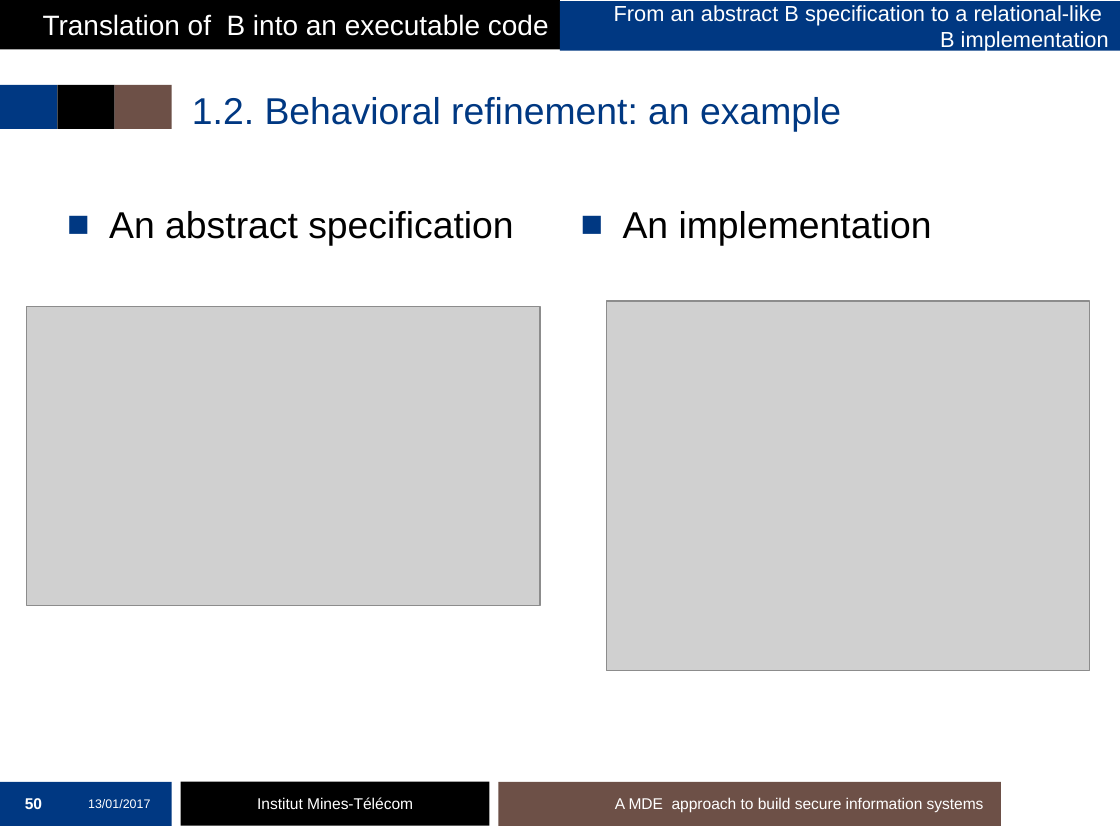
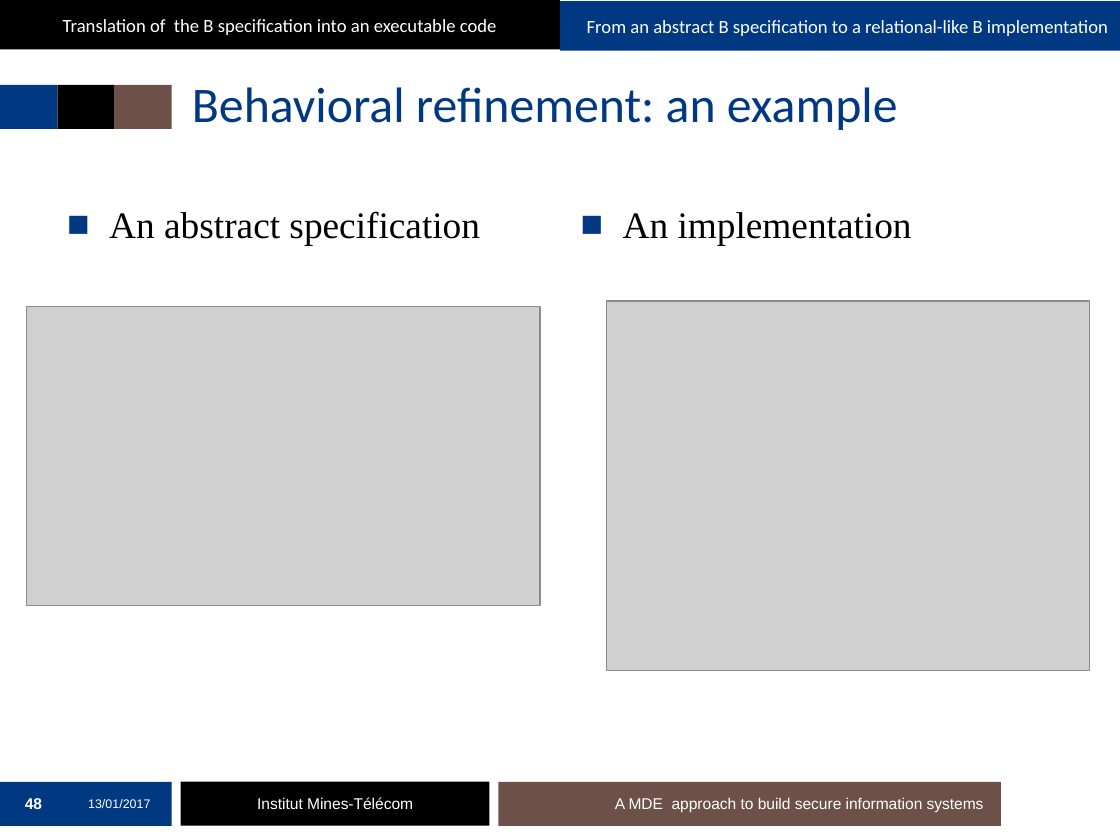
Before and after one commit to mai-ng/phdDefense, a slide deck: slide 48 of slides/presentation-defense.pptx (slide 50 before the commit). Drawn at 1120x840 pixels with LibreOffice and Linux fonts; fonts in the diff are those of the drawing; grey boxes stand for pictures; background and template pictures are left out. Boxes give left, top, right and bottom in pixels: in the first picture for what was removed or moved away, otherwise in the second. Text is boxed around its words. In the diff, an @@ line names an element or a change of style, - is before the commit and + after.

```diff
--- a/slides/presentation-defense.pptx
+++ b/slides/presentation-defense.pptx
@@ text in rectangle at (63, 19, 497, 35): text changed; size 18 to 12 pt; font Arial to Calibri @@
-Translation of B into an executable code
+Translation of the B specification into an executable code
@@ rectangle "From an abstract B specification ..." at (560, 1, 1120, 50): size 14 to 12 pt, font Arial to Calibri @@
@@ title at (192, 87, 898, 130): text changed; size 24 to 32 pt; font Arial to Calibri @@
-1.2. Behavioral refinement: an example
+Behavioral refinement: an example
@@ text "An abstract specification" at (109, 211, 480, 246): font Arial to Times New Roman @@
@@ text "An implementation" at (623, 212, 912, 246): font Arial to Times New Roman @@
@@ page number at (25, 798, 42, 809): text changed @@
-50
+48
```
Also in this commit, not shown: 63 other slides changed, 1 slide removed.
